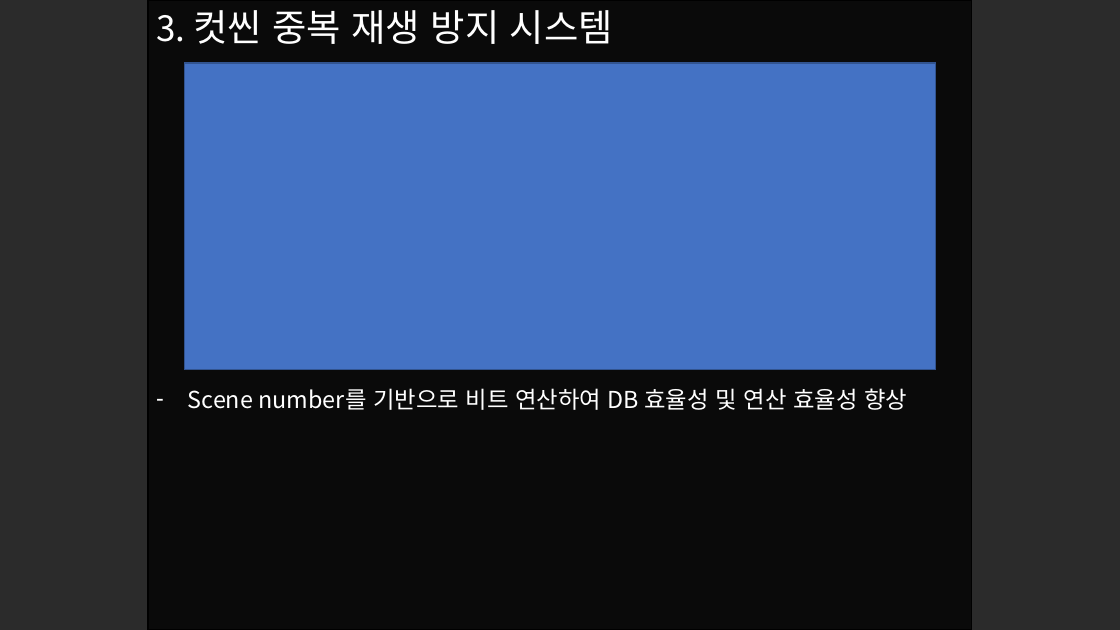
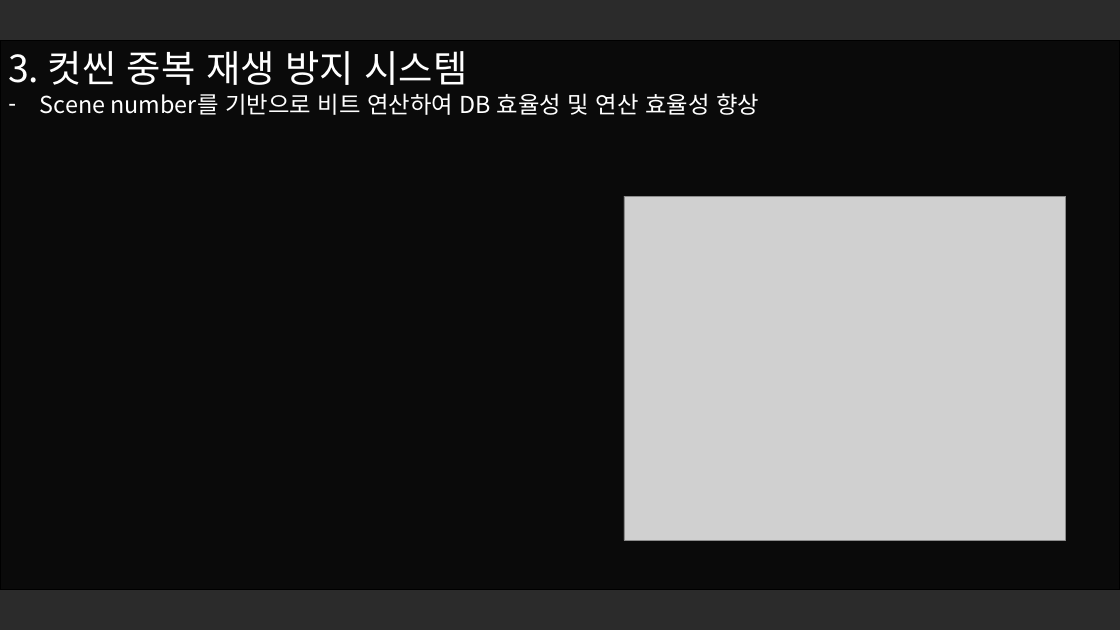
Before and after one commit to Jeve98/Portfolio, a slide deck: slide 4 of assets/포트폴리오.pptx. Drawn at 1120x630 pixels with LibreOffice and Linux fonts; fonts in the diff are those of the drawing; grey boxes stand for pictures; background and template pictures are left out; a plain dark background stands for a picture behind light text. Boxes give left, top, right and bottom in pixels: in the first picture for what was removed or moved away, otherwise in the second. Text is boxed around its words. In the diff, an @@ line names an element or a change of style, - is before the commit and + after.

```diff
--- a/assets/포트폴리오.pptx
+++ b/assets/포트폴리오.pptx
@@ text "3. 컷씬 중복 재생 방지 ...": place and size @@
-text "3. 컷씬 중복 재생 방지 ..." at [156,10,907,410]
+text "3. 컷씬 중복 재생 방지 ..." at [8,51,759,115]
@@ rectangle: place and size @@
-rectangle at [148,0,972,630]
+rectangle at [0,40,1120,589]
@@ text at [8,51,467,85]: size 30 to 32 pt in "3." @@
@@ rectangle removed at [184,63,935,370] @@
@@ picture added at [624,196,1066,540] @@
```
Also in this commit, not shown: 7 other slides changed, 2 other files.
